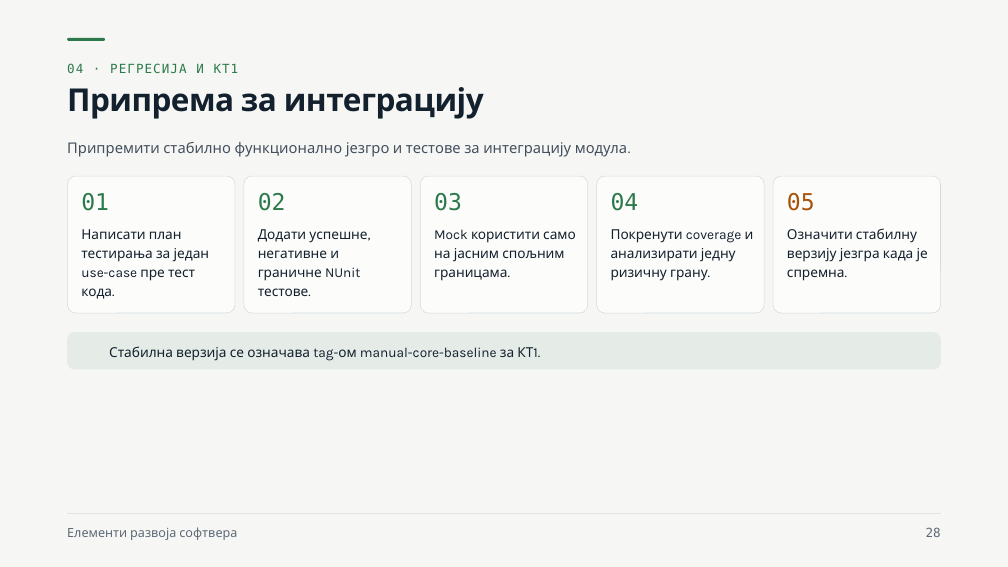
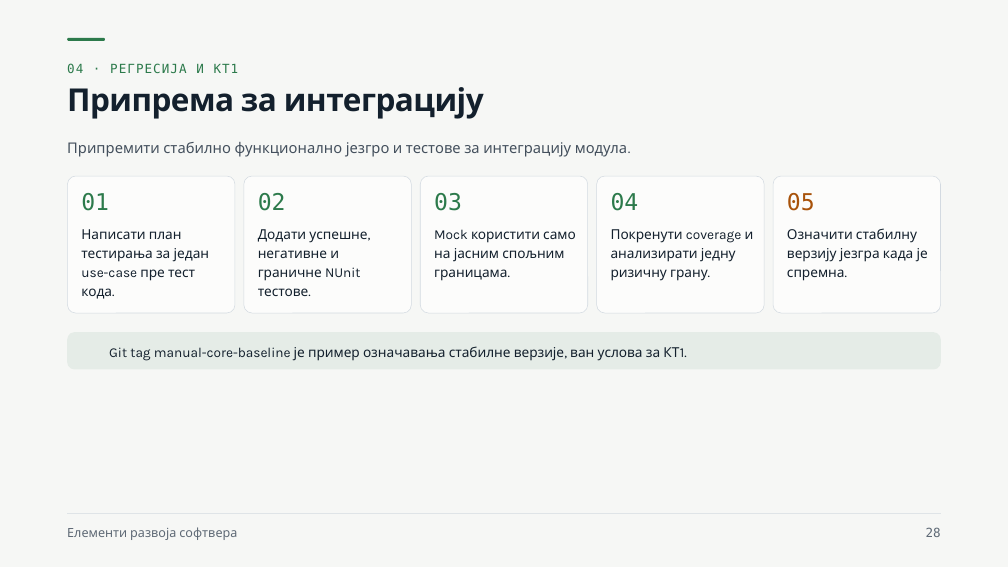
Before and after one commit to owlCoder/ftn-nastavni-materijali, a slide deck: slide 28 of Elementi razvoja softvera (ERS)/Nastavni materijali/04 Testabilni dizajn, NUnit i Moq/Testabilni dizajn, NUnit i Moq.pptx. Drawn at 1008x567 pixels with LibreOffice and Linux fonts; fonts in the diff are those of the drawing; background and template pictures are left out. Boxes give left, top, right and bottom in pixels: in the first picture for what was removed or moved away, otherwise in the second. Text is boxed around its words. In the diff, an @@ line names an element or a change of style, - is before the commit and + after.

```diff
--- a/Elementi razvoja softvera (ERS)/Nastavni materijali/04 Testabilni dizajn, NUnit i Moq/Testabilni dizajn, NUnit i Moq.pptx
+++ b/Elementi razvoja softvera (ERS)/Nastavni materijali/04 Testabilni dizajn, NUnit i Moq/Testabilni dizajn, NUnit i Moq.pptx
@@ text at [109, 346, 660, 361]: text changed @@
-Стабилна верзија се означава tag-ом manual-core-baseline за КТ1.
+Git tag manual-core-baseline је пример означавања стабилне верзије, ван услова за КТ1.
```
Also in this commit, not shown: 4 other slides changed, 21 other files.
